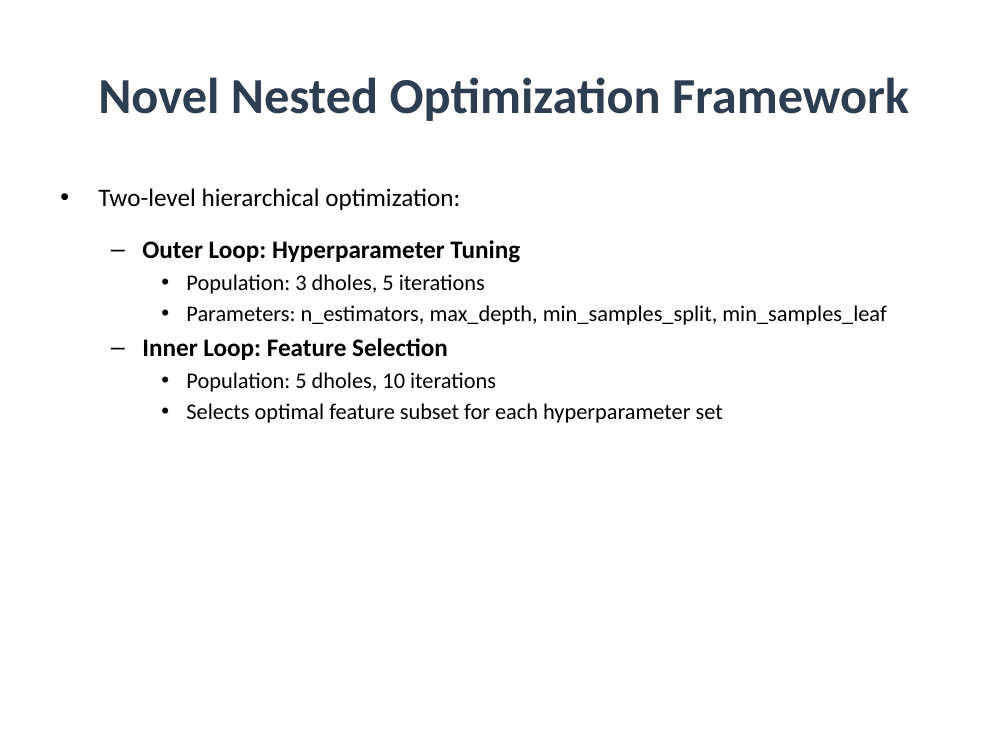
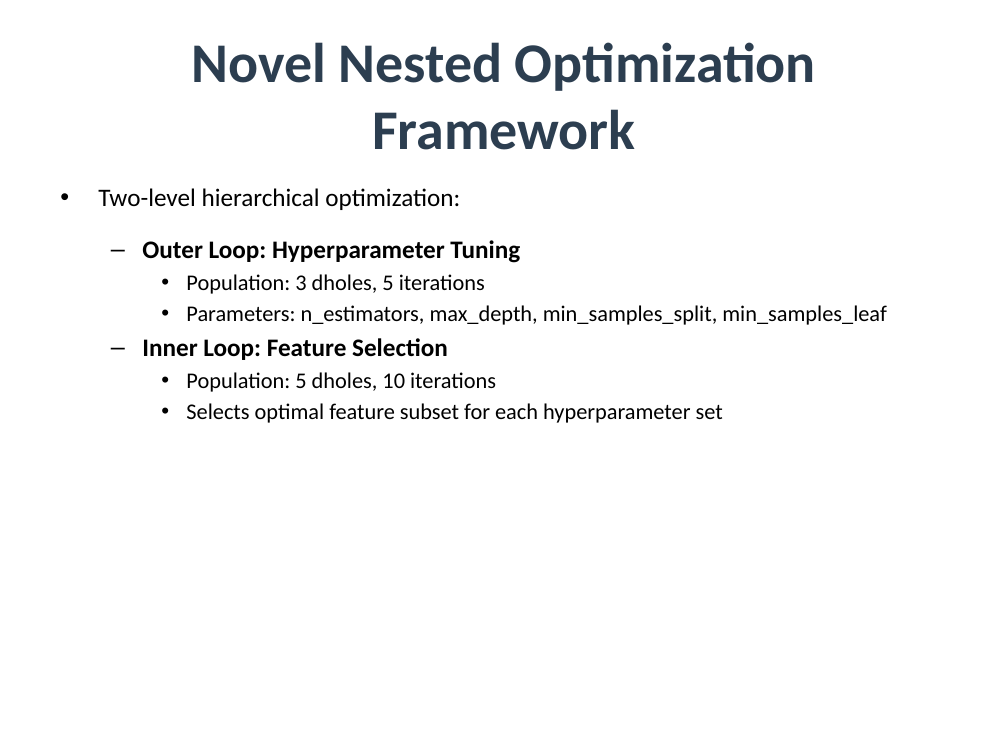
Before and after one commit to amine-dubs/dio-optimization, a slide deck: slide 6 of Presentation/DIO_Research_Presentation.pptx. Drawn at 1008x756 pixels with LibreOffice and Linux fonts; fonts in the diff are those of the drawing. Boxes give left, top, right and bottom in pixels: in the first picture for what was removed or moved away, otherwise in the second. Text is boxed around its words. In the diff, an @@ line names an element or a change of style, - is before the commit and + after.

Commit message:
Add optimization overfitting analysis to report and presentation
- Updated report.tex with new section explaining why DIO-optimized hyperparameters performed worse than defaults
- Identified root cause: single-split optimization (random_state=42) led to meta-overfitting
- Key insight: Feature selection (73% reduction) was the real contribution, NOT hyperparameter tuning
- Updated presentation slides to reflect this critical finding
- Moved CV recommendation to #1 priority in future work
- Enhanced limitations section with detailed explanation of optimization overfitting
- This is scientifically valuable finding - demonstrates importance of CV during optimization

```diff
--- a/Presentation/DIO_Research_Presentation.pptx
+++ b/Presentation/DIO_Research_Presentation.pptx
@@ title "Novel Nested Optimization Framework" at (192, 42, 816, 150): size 36 to 40 pt @@
```
Also in this commit, not shown: 8 other slides changed, 1 slide added, 1 slide removed, 3 other files.
